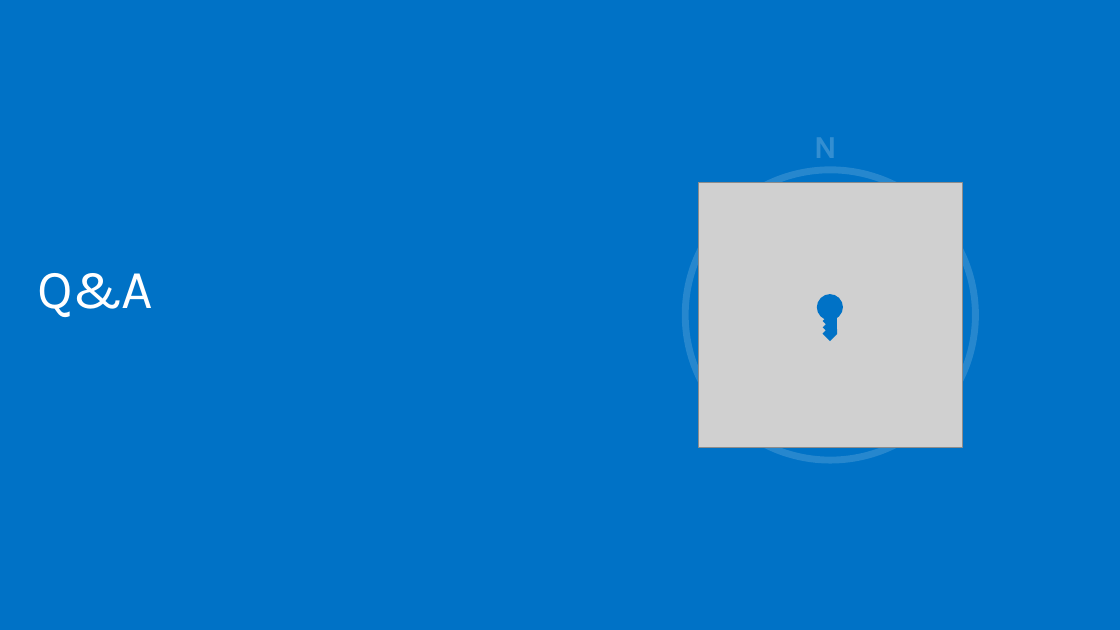
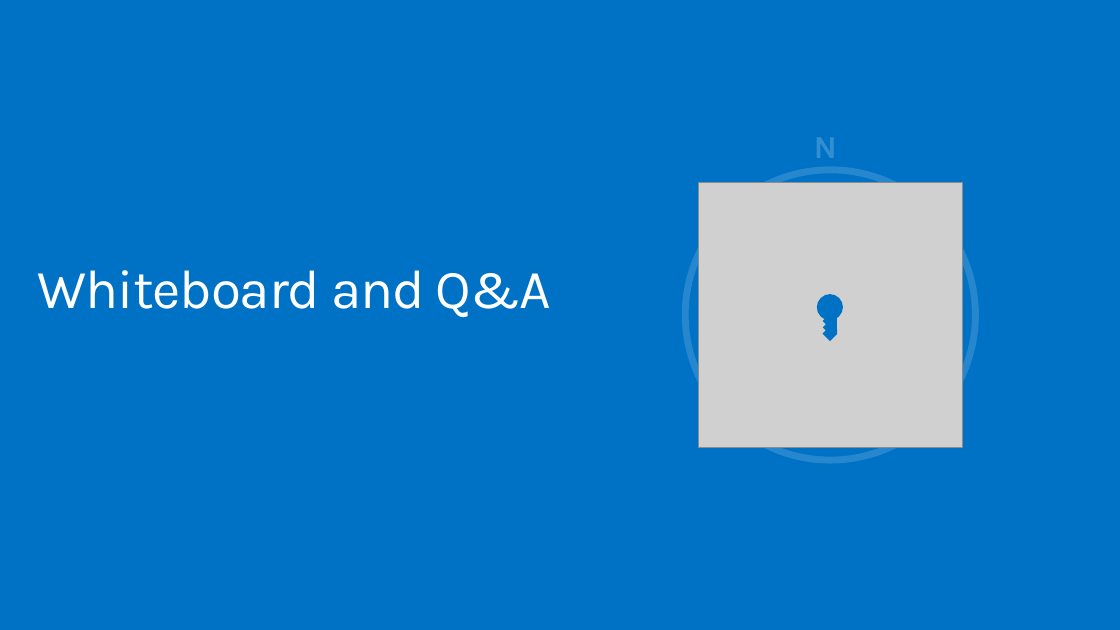
Before and after one commit to microsoft/data-in-use-protection-workshop, a slide deck: slide 16 of decks/Data in use Protection Compass - Wrap-up.pptx (slide 5 before the commit). Drawn at 1120x630 pixels with LibreOffice and Linux fonts; fonts in the diff are those of the drawing; grey boxes stand for pictures. Boxes give left, top, right and bottom in pixels: in the first picture for what was removed or moved away, otherwise in the second. Text is boxed around its words. In the diff, an @@ line names an element or a change of style, - is before the commit and + after.

```diff
--- a/decks/Data in use Protection Compass - Wrap-up.pptx
+++ b/decks/Data in use Protection Compass - Wrap-up.pptx
@@ text at <box>38,270,550,317</box>: text changed @@
-Q&A
+Whiteboard and Q&A
```
Also in this commit, not shown: 2 other slides changed, 12 slides added, 1 slide removed, 19 other files.
